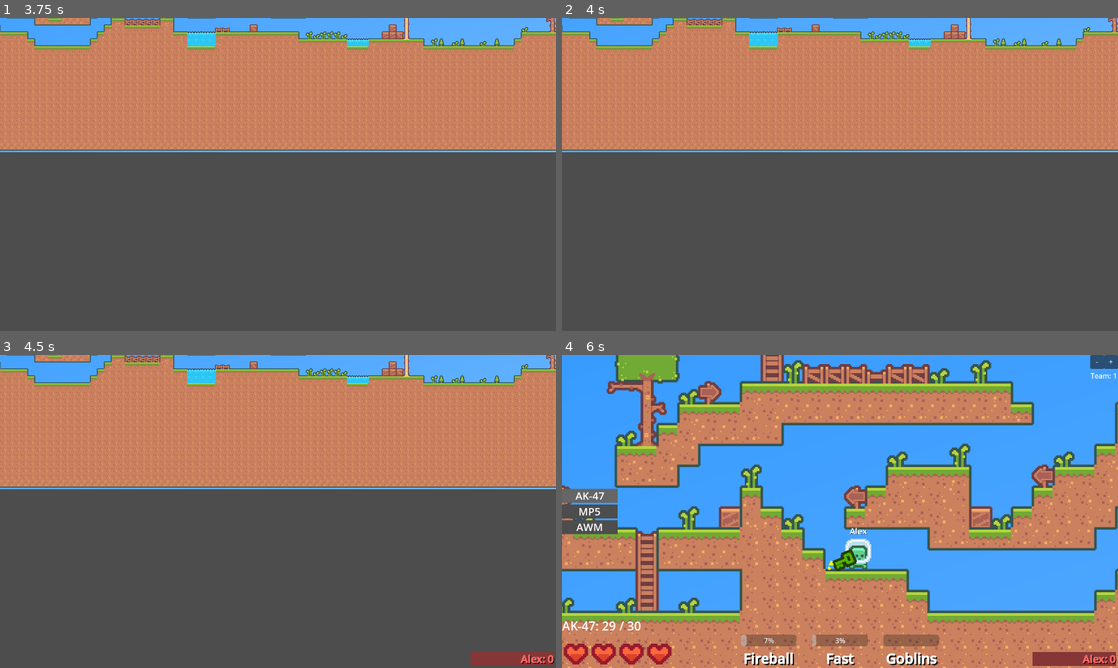
Above: before the commit, frames 1-4 (two rows, left to right).
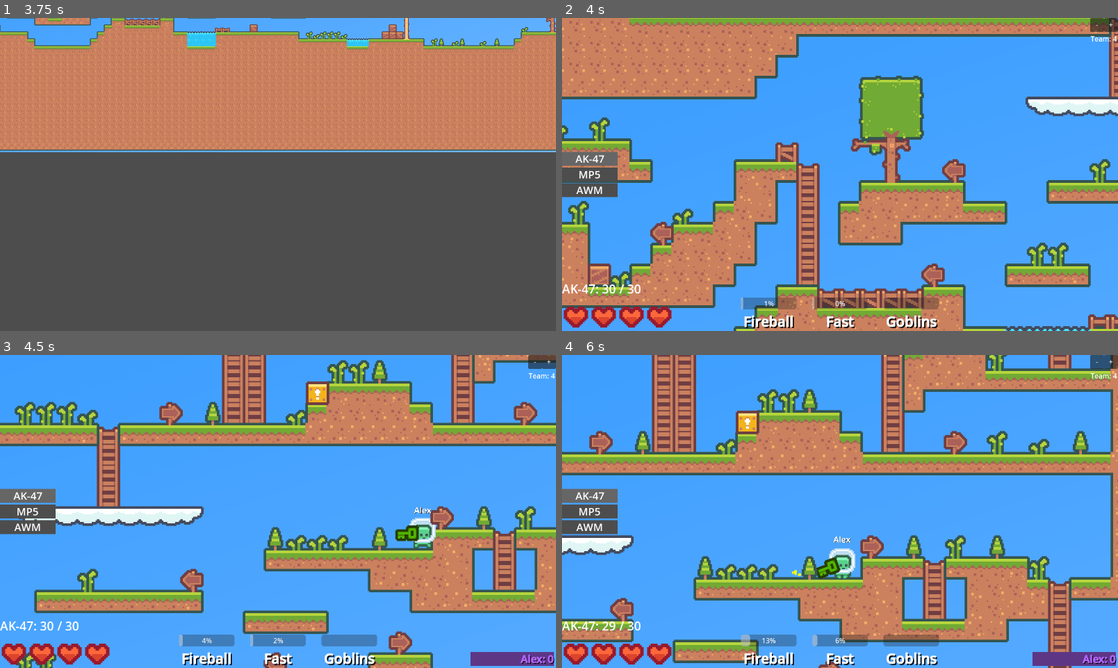
Above: after the commit, the same moments.

Repository: F1zzy31f/Glob-Game
Game: Godot game, scene res://scenes/MainMenu.tscn
Two runs of this game, one before a commit and one after it. Both use one fixed random seed, a clock stepped at 60 frames per second and the inputs below.
Inputs (mouse positions are in pixels of both pictures, inside the frame that each line leads up to):
- Up to frame 1 (3.75 s): click (278, 136) at 0.52 s; type "Alex" at 0.6 s; click "Play" at 1.25 s; click (278, 136) at 2.02 s; type "12" at 2.1 s; click "Host Game" at 2.75 s; tap Enter at 3.5 s; move the mouse to (400, 158) at 3.52 s; hold D (move_right) from 3.53 s (still down); tap Q (ability_active_1) at 3.6 s
- Up to frame 2 (4 s): keep holding D (move_right); tap Space (jump) at 3.77 s
- Up to frame 3 (4.5 s): keep holding D (move_right); move the mouse to (166, 527) at 4.27 s; tap E (ability_active_2) at 4.35 s
- Up to frame 4 (6 s): tap Space (jump) at 4.52 s; move the mouse to (895, 442) at 5.02 s; release D (move_right) at 5.03 s; hold A (move_left) 5.03-5.78 s; tap Z (ability_ultimate) at 5.1 s; move the mouse to (812, 574) at 5.77 s; hold D (move_right) from 5.78 s (still down); click (812, 574) at 5.85 s

Frame 1 is identical in both runs. In frame 2, 92% of the frame differs, in the area x 0-100%, y 0-100%; in frame 3, 90%; in frame 4, 69%.

Commit message:
Revert "Migrate to player manager/controller"
This reverts commit b0758502dcc0488834e3d9b583c70a54a3171dc4.

Diff:
--- a/scenes/PlayerController.tscn
+++ b/scenes/Player.tscn
@@ -1,15 +1,15 @@
-[gd_scene load_steps=16 format=3 uid="uid://crif1i56owjv5"]
-
-[ext_resource type="Script" path="res://scripts/PlayerController.gd" id="1_6s3xg"]
-[ext_resource type="Texture2D" uid="uid://c1xc5rm58asqs" path="res://assets/player_0.png" id="2_6sd53"]
-[ext_resource type="Texture2D" uid="uid://cfkkmh44xxfnv" path="res://assets/player_1.png" id="3_82wrl"]
-[ext_resource type="PackedScene" uid="uid://b1fya3pffgkcm" path="res://scenes/Firearm.tscn" id="4_3famm"]
-[ext_resource type="Texture2D" uid="uid://d26fo4r3s0got" path="res://assets/StandardTileset.png" id="5_8jroo"]
-[ext_resource type="PackedScene" uid="uid://c8sg8bew2kv4q" path="res://scenes/Ability.tscn" id="6_cvxeq"]
-[ext_resource type="PackedScene" uid="uid://cfm3bcjgjqtck" path="res://scenes/Goblin.tscn" id="7_v0iyd"]
-[ext_resource type="Texture2D" uid="uid://fhdr6r5xp6m6" path="res://assets/hearts_empty.png" id="8_4wmbu"]
-[ext_resource type="Texture2D" uid="uid://bxijeinbbgcn2" path="res://assets/hearts_full.png" id="9_3371d"]
-[ext_resource type="AudioStream" uid="uid://celct40ulv0s" path="res://assets/hurt.wav" id="10_1xfrc"]
+[gd_scene load_steps=16 format=3 uid="uid://c4c210xc8jsv1"]
+
+[ext_resource type="Script" path="res://scripts/Player.gd" id="1_3vl4j"]
+[ext_resource type="Texture2D" uid="uid://d26fo4r3s0got" path="res://assets/StandardTileset.png" id="2_432dd"]
+[ext_resource type="Texture2D" uid="uid://c1xc5rm58asqs" path="res://assets/player_0.png" id="2_uf8iu"]
+[ext_resource type="Texture2D" uid="uid://cfkkmh44xxfnv" path="res://assets/player_1.png" id="3_pdcv2"]
+[ext_resource type="PackedScene" uid="uid://b1fya3pffgkcm" path="res://scenes/Firearm.tscn" id="3_rid25"]
+[ext_resource type="PackedScene" uid="uid://c8sg8bew2kv4q" path="res://scenes/Ability.tscn" id="6_1ee1w"]
+[ext_resource type="Texture2D" uid="uid://fhdr6r5xp6m6" path="res://assets/hearts_empty.png" id="6_k8qsi"]
+[ext_resource type="Texture2D" uid="uid://bxijeinbbgcn2" path="res://assets/hearts_full.png" id="7_4wlsm"]
+[ext_resource type="PackedScene" uid="uid://cfm3bcjgjqtck" path="res://scenes/Goblin.tscn" id="7_qhgxf"]
+[ext_resource type="AudioStream" uid="uid://celct40ulv0s" path="res://assets/hurt.wav" id="10_ur7w6"]
 
 [sub_resource type="CapsuleShape2D" id="CapsuleShape2D_swevk"]
 radius = 7.0
@@ -69,8 +69,8 @@
 properties/7/spawn = true
 properties/7/sync = true
 
-[node name="PlayerController" type="CharacterBody2D" groups=["Hurtable", "Player"]]
-script = ExtResource("1_6s3xg")
+[node name="Player" type="CharacterBody2D" groups=["Hurtable", "Player"]]
+script = ExtResource("1_3vl4j")
 
 [node name="Collider" type="CollisionShape2D" parent="."]
 shape = SubResource("CapsuleShape2D_swevk")
@@ -168,30 +168,32 @@
 
 [node name="Passive" type="Node2D" parent="Abilities"]
 
-[node name="Passive" parent="Abilities/Passive" instance=ExtResource("6_cvxeq")]
+[node name="Passive" parent="Abilities/Passive" instance=ExtResource("6_1ee1w")]
 type = 1
+buff_permenent = null
 
 [node name="Active" type="Node2D" parent="Abilities"]
 
-[node name="Fireball" parent="Abilities/Active" instance=ExtResource("6_cvxeq")]
+[node name="Fireball" parent="Abilities/Active" instance=ExtResource("6_1ee1w")]
 active_recharge = 16
 
-[node name="Fast" parent="Abilities/Active" instance=ExtResource("6_cvxeq")]
+[node name="Fast" parent="Abilities/Active" instance=ExtResource("6_1ee1w")]
 style = 1
 buff_speed = 32
 
-[node name="Heal" parent="Abilities/Active" instance=ExtResource("6_cvxeq")]
+[node name="Heal" parent="Abilities/Active" instance=ExtResource("6_1ee1w")]
 style = 1
 buff_permenent = true
 buff_health = 16
 
 [node name="Ultimate" type="Node2D" parent="Abilities"]
 
-[node name="Goblins" parent="Abilities/Ultimate" instance=ExtResource("6_cvxeq")]
+[node name="Goblins" parent="Abilities/Ultimate" instance=ExtResource("6_1ee1w")]
 type = 2
 style = 2
 ultimate_charge = false
-summon_scene = ExtResource("7_v0iyd")
+buff_permenent = null
+summon_scene = ExtResource("7_qhgxf")
 summon_count = 3
 
 [node name="CanvasLayer" type="CanvasLayer" parent="."]
@@ -403,8 +405,27 @@
 horizontal_alignment = 1
 vertical_alignment = 1
 
+[node name="Scoreboard" type="VBoxContainer" parent="CanvasLayer/UI"]
+layout_mode = 1
+anchors_preset = 3
+anchor_left = 1.0
+anchor_top = 1.0
+anchor_right = 1.0
+anchor_bottom = 1.0
+offset_left = -197.0
+offset_top = -517.0
+offset_right = -5.0
+offset_bottom = -5.0
+grow_horizontal = 0
+grow_vertical = 0
+alignment = 2
+
+[node name="UpdateTimer" type="Timer" parent="CanvasLayer/UI/Scoreboard"]
+wait_time = 0.5
+autostart = true
+
 [node name="HurtSound" type="AudioStreamPlayer2D" parent="."]
-stream = ExtResource("10_1xfrc")
+stream = ExtResource("10_ur7w6")
 
 [node name="MultiplayerSynchronizer" type="MultiplayerSynchronizer" parent="."]
 replication_config = SubResource("SceneReplicationConfig_4ei3r")
@@ -413,3 +434,4 @@
 [connection signal="body_exited" from="Foot" to="." method="_on_foot_body_exited"]
 [connection signal="pressed" from="CanvasLayer/UI/TeamDown" to="." method="_on_team_down_pressed"]
 [connection signal="pressed" from="CanvasLayer/UI/TeamUp" to="." method="_on_team_up_pressed"]
+[connection signal="timeout" from="CanvasLayer/UI/Scoreboard/UpdateTimer" to="." method="update_scoreboard"]
--- a/scenes/PlayerManager.tscn
+++ /dev/null
@@ -1,58 +0,0 @@
-[gd_scene load_steps=3 format=3 uid="uid://muah14qyuf0x"]
-
-[ext_resource type="Script" path="res://scripts/PlayerManager.gd" id="1_be5rk"]
-
-[sub_resource type="SceneReplicationConfig" id="SceneReplicationConfig_gokyt"]
-properties/0/path = NodePath(".:dormant")
-properties/0/spawn = true
-properties/0/sync = true
-properties/1/path = NodePath(".:username")
-properties/1/spawn = true
-properties/1/sync = true
-properties/2/path = NodePath(".:team_index")
-properties/2/spawn = true
-properties/2/sync = true
-properties/3/path = NodePath(".:score")
-properties/3/spawn = true
-properties/3/sync = true
-properties/4/path = NodePath(".:player_controller")
-properties/4/spawn = true
-properties/4/sync = true
-
-[node name="PlayerManager" type="Node2D"]
-script = ExtResource("1_be5rk")
-
-[node name="CanvasLayer" type="CanvasLayer" parent="."]
-
-[node name="UI" type="Control" parent="CanvasLayer"]
-visible = false
-layout_mode = 3
-anchors_preset = 15
-anchor_right = 1.0
-anchor_bottom = 1.0
-grow_horizontal = 2
-grow_vertical = 2
-
-[node name="Scoreboard" type="VBoxContainer" parent="CanvasLayer/UI"]
-layout_mode = 1
-anchors_preset = 3
-anchor_left = 1.0
-anchor_top = 1.0
-anchor_right = 1.0
-anchor_bottom = 1.0
-offset_left = -197.0
-offset_top = -517.0
-offset_right = -5.0
-offset_bottom = -5.0
-grow_horizontal = 0
-grow_vertical = 0
-alignment = 2
-
-[node name="UpdateTimer" type="Timer" parent="CanvasLayer/UI/Scoreboard"]
-wait_time = 0.5
-autostart = true
-
-[node name="MultiplayerSynchronizer" type="MultiplayerSynchronizer" parent="."]
-replication_config = SubResource("SceneReplicationConfig_gokyt")
-
-[connection signal="timeout" from="CanvasLayer/UI/Scoreboard/UpdateTimer" to="." method="update_scoreboard"]
--- a/scripts/Network.gd
+++ b/scripts/Network.gd
@@ -1,7 +1,7 @@
 extends Node
 
 @export var port = 7777
-@export var player = preload("res://scenes/PlayerManager.tscn")
+@export var player = preload("res://scenes/Player.tscn")
 @export var scoreboard_item = preload("res://scenes/ScoreboardItem.tscn")
 
 var username = "Username"
--- a/scripts/PlayerController.gd
+++ b/scripts/Player.gd
@@ -1,14 +1,21 @@
 extends CharacterBody2D
+
+@export var dormant = false
+@export var username = ""
 
 @export var speed = 96
 @export var jump_height = 48
 @export var climb_speed = 128
-@export var health = 32
+@export var health = 0
 @export var item_index = 0
 @export var team_index = 0 # 1-16 (0-15)
 @export var ambient_healing_timer = 0
 @export var scoreboard_item = preload("res://scenes/ScoreboardItem.tscn")
 @export var inventory_item = preload("res://scenes/InventoryItem.tscn")
+
+@export var score = 0
+@export var kills = 0
+@export var deaths = -1
 
 var gravity = ProjectSettings.get_setting("physics/2d/default_gravity")
 
@@ -28,6 +35,7 @@
 @onready var ability_ui_active1 = $CanvasLayer/UI/Abilities/Active1
 @onready var ability_ui_active2 = $CanvasLayer/UI/Abilities/Active2
 @onready var ability_ui_ultimate = $CanvasLayer/UI/Abilities/Ultimate
+@onready var scoreboard = $CanvasLayer/UI/Scoreboard
 @onready var hurt_sound = $HurtSound
 
 var ability_passive = null
@@ -47,7 +55,8 @@
 
 	if not is_multiplayer_authority(): return
 
-	overhead_username.text = Peers.get_node(str(get_multiplayer_authority())).username
+	username = Network.username
+	overhead_username.text = username
 
 	team_index = randi_range(0, Globals.team_count - 1)
 
@@ -103,6 +112,9 @@
 		ability_active2.activate()
 	if Input.is_action_just_pressed("ability_ultimate"):
 		ability_ultimate.activate()
+
+	# Score
+	score = kills - deaths
 
 func _physics_process(delta):
 	if not is_multiplayer_authority(): return
@@ -159,7 +171,18 @@
 	if damager:
 		damager.got_kill.rpc()
 
-	queue_free()
+	deaths += 1
+
+	global_position = get_node("/root/Map/Spawns").get_child(randi_range(0, get_node("/root/Map/Spawns").get_child_count() - 1)).global_position
+	health = 32
+
+	for child in hand.get_children():
+		child.reset()
+	is_dead = false
+
+@rpc("any_peer")
+func got_kill():
+	kills += 1
 
 @rpc
 func change_item(old_index, new_index):
@@ -189,6 +212,22 @@
 		return true
 	return false
 
+func update_scoreboard():
+	for child in scoreboard.get_children():
+		if not child.is_class("Timer"):
+			child.free()
+
+	var peers = []
+	for child in Peers.get_children():
+		if not child.is_class("MultiplayerSpawner"):
+			peers.append(child)
+	peers.sort_custom(func(a, b): return a.score > b.score)
+	for child in peers:
+		if not child.is_class("MultiplayerSpawner"):
+			var new_item = scoreboard_item.instantiate()
+			new_item.name = child.name
+			scoreboard.add_child(new_item)
+
 func _on_team_up_pressed():
 	team_index = clamp(team_index + 1, 0, Globals.team_count - 1)
 	$CanvasLayer/UI/TeamUp.release_focus()
--- a/scripts/PlayerManager.gd
+++ /dev/null
@@ -1,66 +0,0 @@
-extends Node2D
-
-@export var scoreboard_item = preload("res://scenes/ScoreboardItem.tscn")
-
-@export var dormant = false
-@export var username = ""
-@export var team_index = 0
-
-@export var score = 0
-@export var kills = 0
-@export var deaths = -1
-
-@export var player_controller = preload("res://scenes/PlayerController.tscn")
-
-@onready var ui = $CanvasLayer/UI
-@onready var scoreboard = $CanvasLayer/UI/Scoreboard
-
-var controller = null
-var spawning_controller = false
-
-func _enter_tree():
-	set_multiplayer_authority(int(str(name)))
-
-func _ready():
-	if not is_multiplayer_authority(): return
-
-	username = Network.username
-	ui.visible = true
-
-func _process(delta):
-	if not is_multiplayer_authority(): return
-
-	if controller == null and not spawning_controller:
-		spawning_controller = true
-		await get_tree().create_timer(1).timeout
-		spawn_controller()
-		spawning_controller = false
-
-func spawn_controller():
-	controller = player_controller.instantiate()
-	controller.name = name + "_Controller"
-	Temporary.add_child(controller)
-
-func update_scoreboard():
-	for child in scoreboard.get_children():
-		if not child.is_class("Timer"):
-			child.free()
-
-	var peers = []
-	for child in Peers.get_children():
-		if not child.is_class("MultiplayerSpawner"):
-			peers.append(child)
-	peers.sort_custom(func(a, b): return a.score > b.score)
-	for child in peers:
-		if not child.is_class("MultiplayerSpawner"):
-			var new_item = scoreboard_item.instantiate()
-			new_item.name = child.name
-			scoreboard.add_child(new_item)
-
-@rpc("any_peer", "call_local")
-func on_kill():
-	kills += 1
-
-@rpc("any_peer", "call_local")
-func on_death():
-	deaths += 1
Not shown: 5 places in scenes/Player.tscn that only renumber resources
